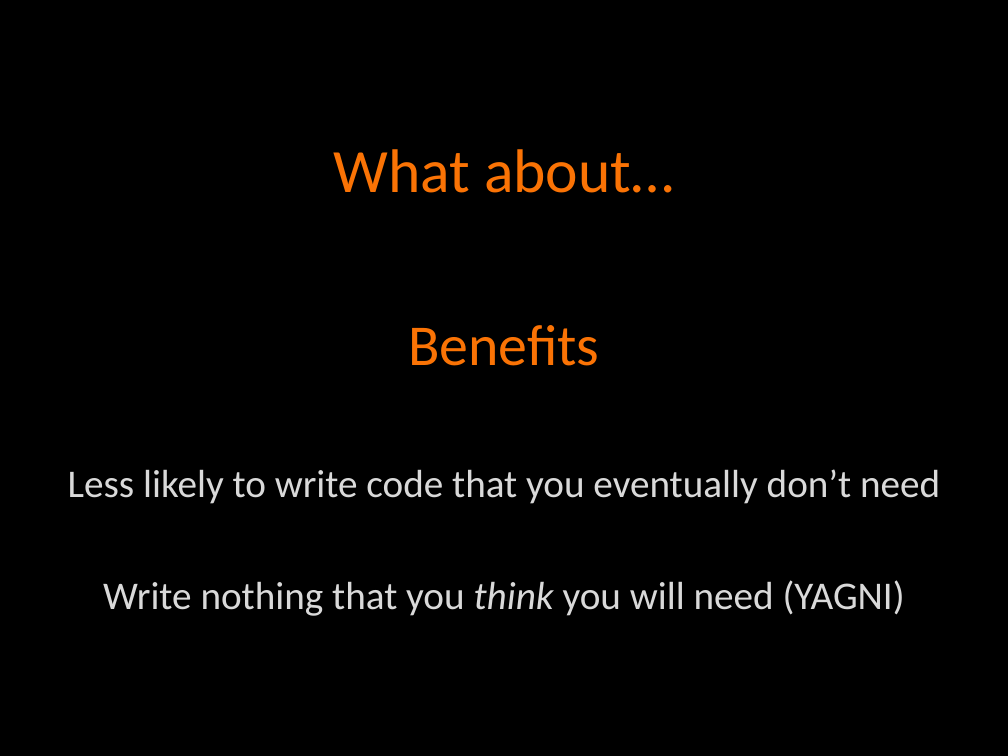
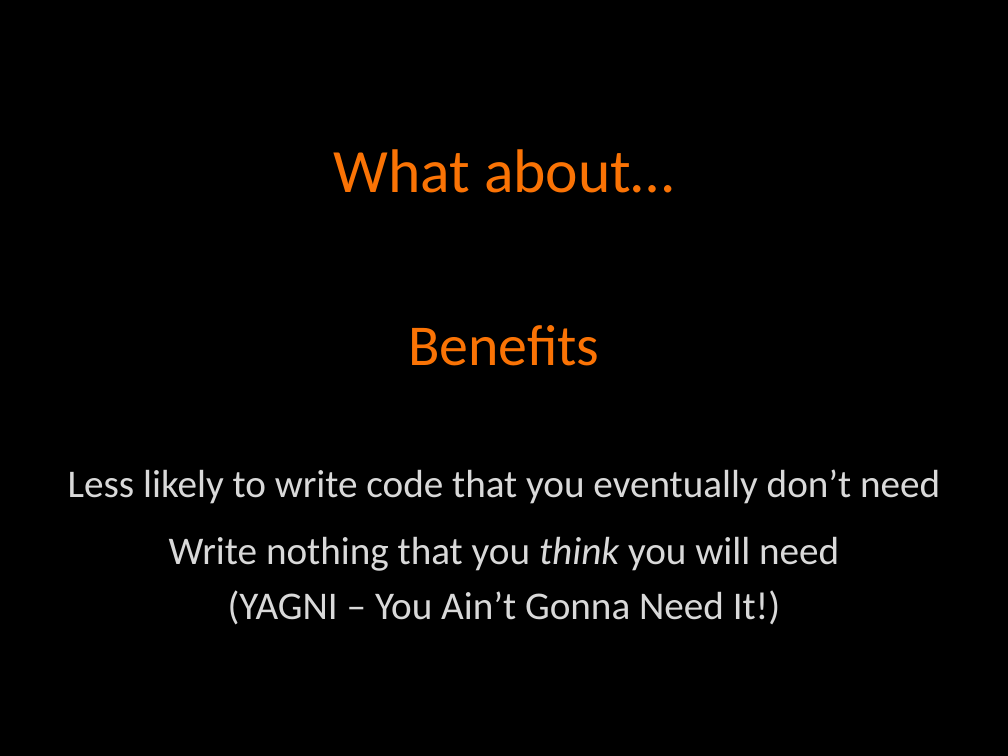
Before and after one commit to agilefire/November2010, a slide deck: slide 21 of Agile Firestarter Autumn 2010 Test-Driven-Development.pptx (slide 22 before the commit). Drawn at 1008x756 pixels with LibreOffice and Linux fonts; fonts in the diff are those of the drawing. Boxes give left, top, right and bottom in pixels: in the first picture for what was removed or moved away, otherwise in the second. Text is boxed around its words. In the diff, an @@ line names an element or a change of style, - is before the commit and + after.

```diff
--- a/Agile Firestarter Autumn 2010 Test-Driven-Development.pptx
+++ b/Agile Firestarter Autumn 2010 Test-Driven-Development.pptx
@@ text at [169,536,839,625]: text changed @@
-Write nothing that you think you will need (YAGNI)
+Write nothing that you think you will need
+(YAGNI – You Ain’t Gonna Need It!)
```
Also in this commit, not shown: 15 other slides changed, 1 slide added, 5 slides removed.
